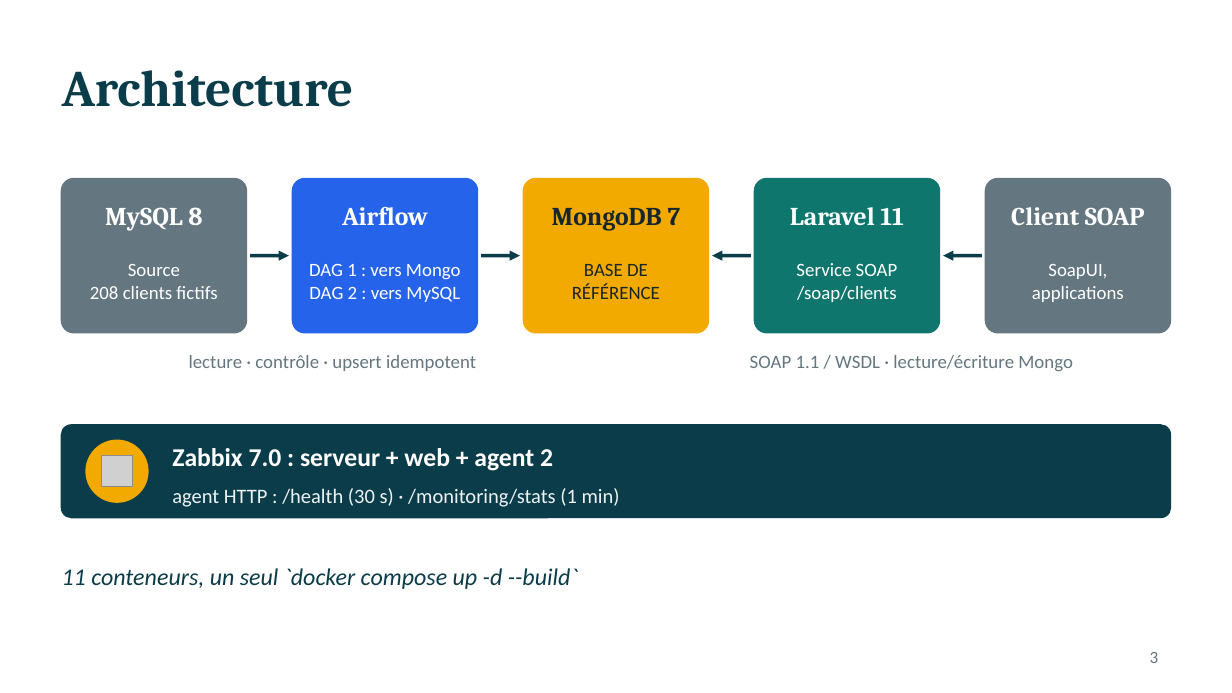
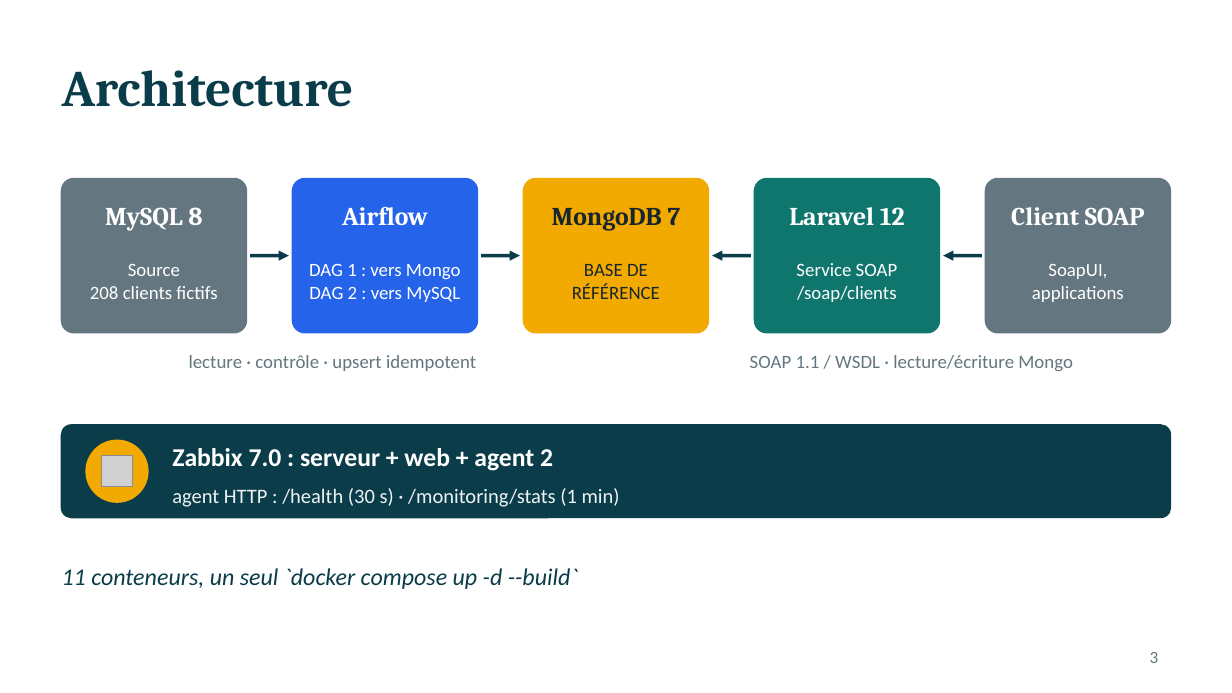
Before and after one commit to gildaskoanda/soap-clients-groupe5-si, a slide deck: slide 3 of presentation/PRESENTATION_SOAP_CLIENTS.pptx. Drawn at 1232x693 pixels with LibreOffice and Linux fonts; fonts in the diff are those of the drawing; grey boxes stand for pictures. Boxes give left, top, right and bottom in pixels: in the first picture for what was removed or moved away, otherwise in the second. Text is boxed around its words. In the diff, an @@ line names an element or a change of style, - is before the commit and + after.

```diff
--- a/presentation/PRESENTATION_SOAP_CLIENTS.pptx
+++ b/presentation/PRESENTATION_SOAP_CLIENTS.pptx
@@ text at (x1=789, y1=207, x2=905, y2=225): text changed @@
-Laravel 11
+Laravel 12
```
Also in this commit, not shown: 2 other slides changed, 17 other files.
